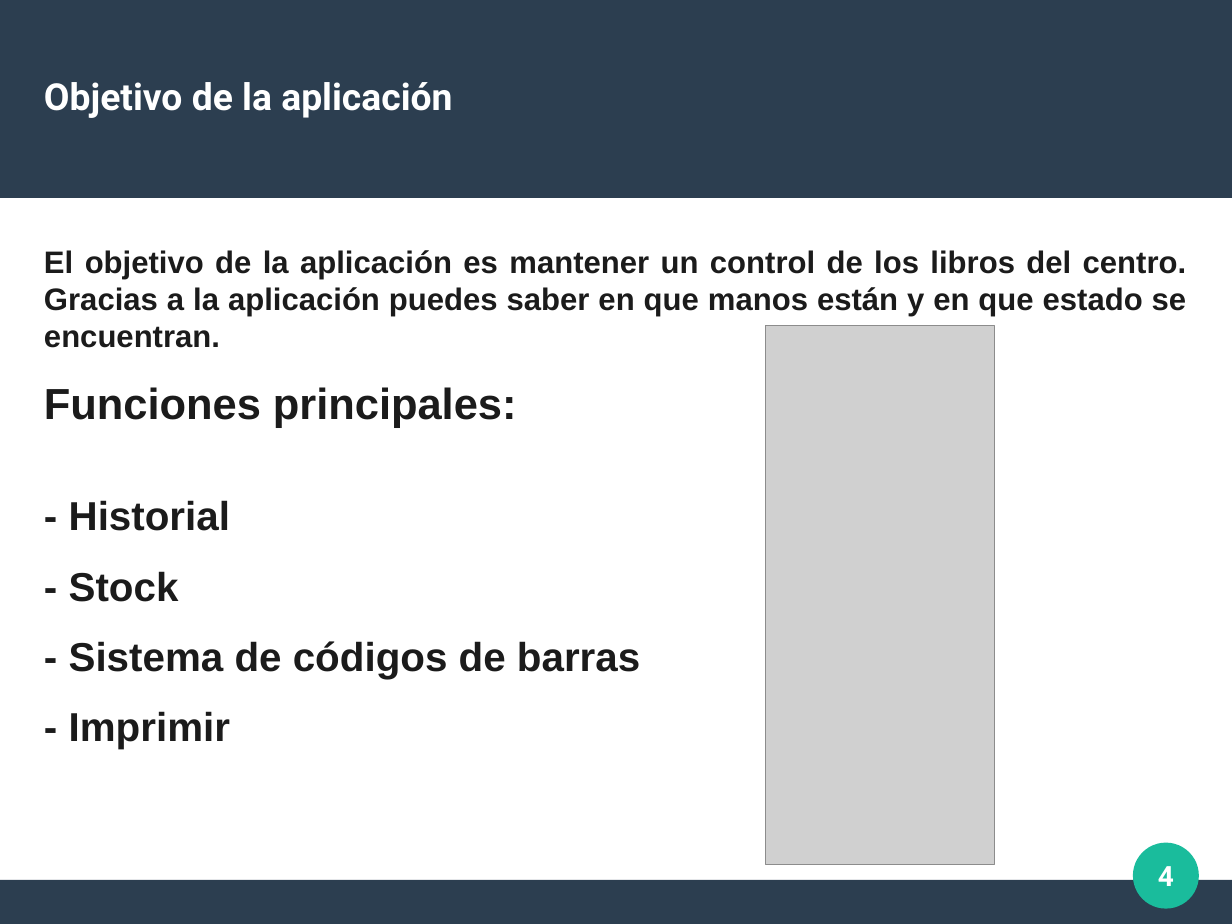
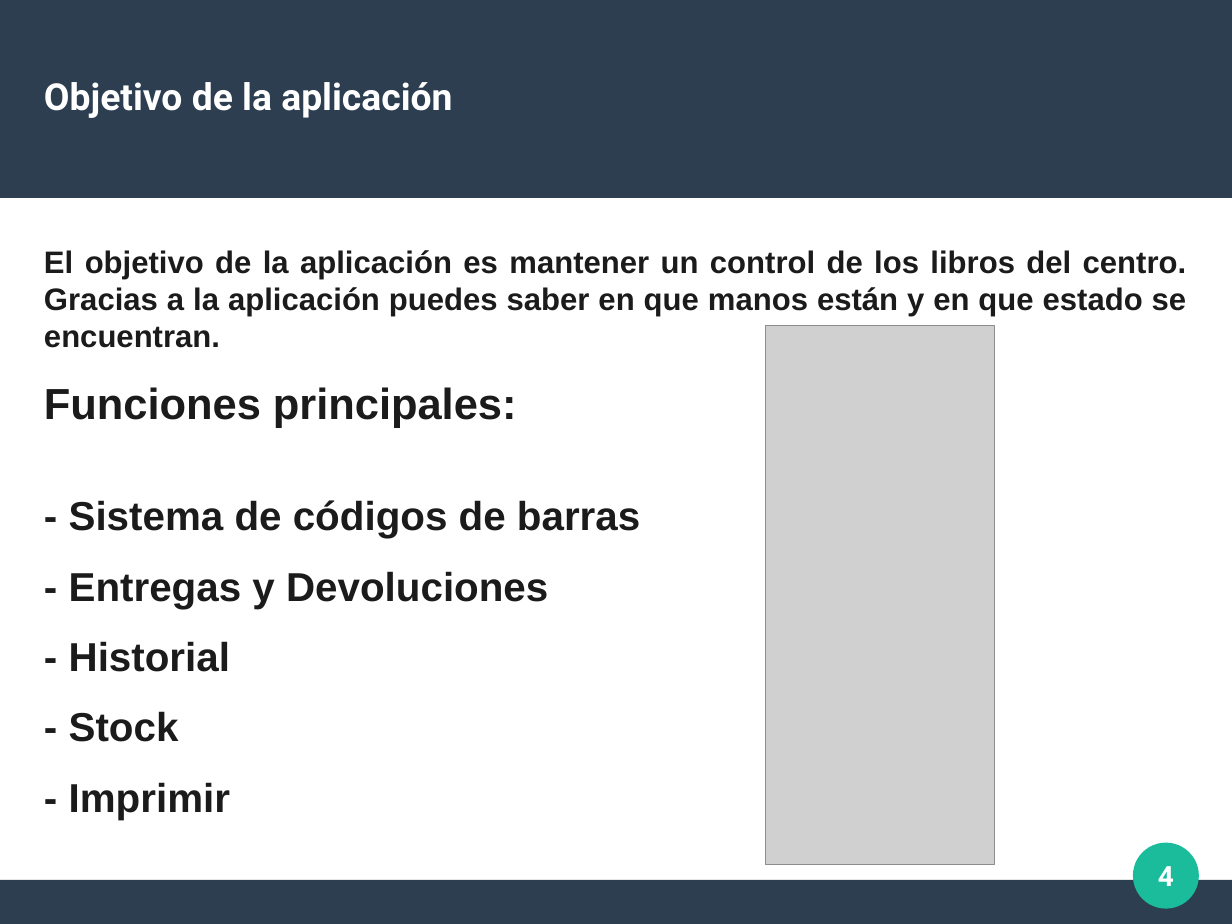
Before and after one commit to sharco-code/Red-Libros, a slide deck: slide 4 of Documentacion/presentacion.odp. Drawn at 1232x924 pixels with LibreOffice and Linux fonts; fonts in the diff are those of the drawing; grey boxes stand for pictures. Boxes give left, top, right and bottom in pixels: in the first picture for what was removed or moved away, otherwise in the second. Text is boxed around its words. In the diff, an @@ line names an element or a change of style, - is before the commit and + after.

```diff
--- a/Documentacion/presentacion.odp
+++ b/Documentacion/presentacion.odp
@@ text at [69, 500, 640, 609]: paragraphs added @@
+- Sistema de códigos de barras
+- Entregas y Devoluciones
@@ text at [69, 641, 640, 679]: paragraph removed @@
-- Sistema de códigos de barras
```
Also in this commit, not shown: 2 other slides changed, 2 slides added, 1 other file.
